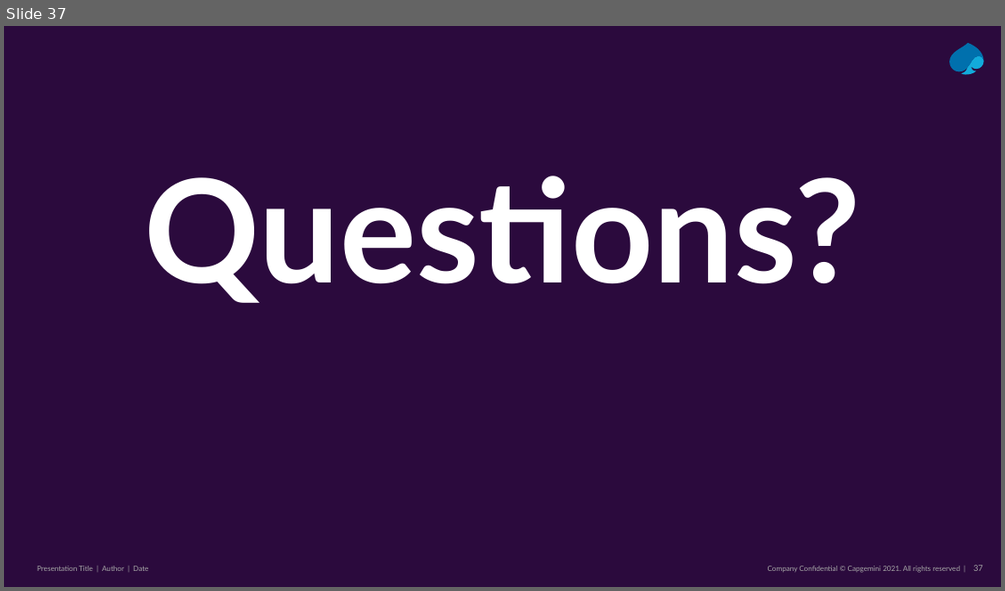
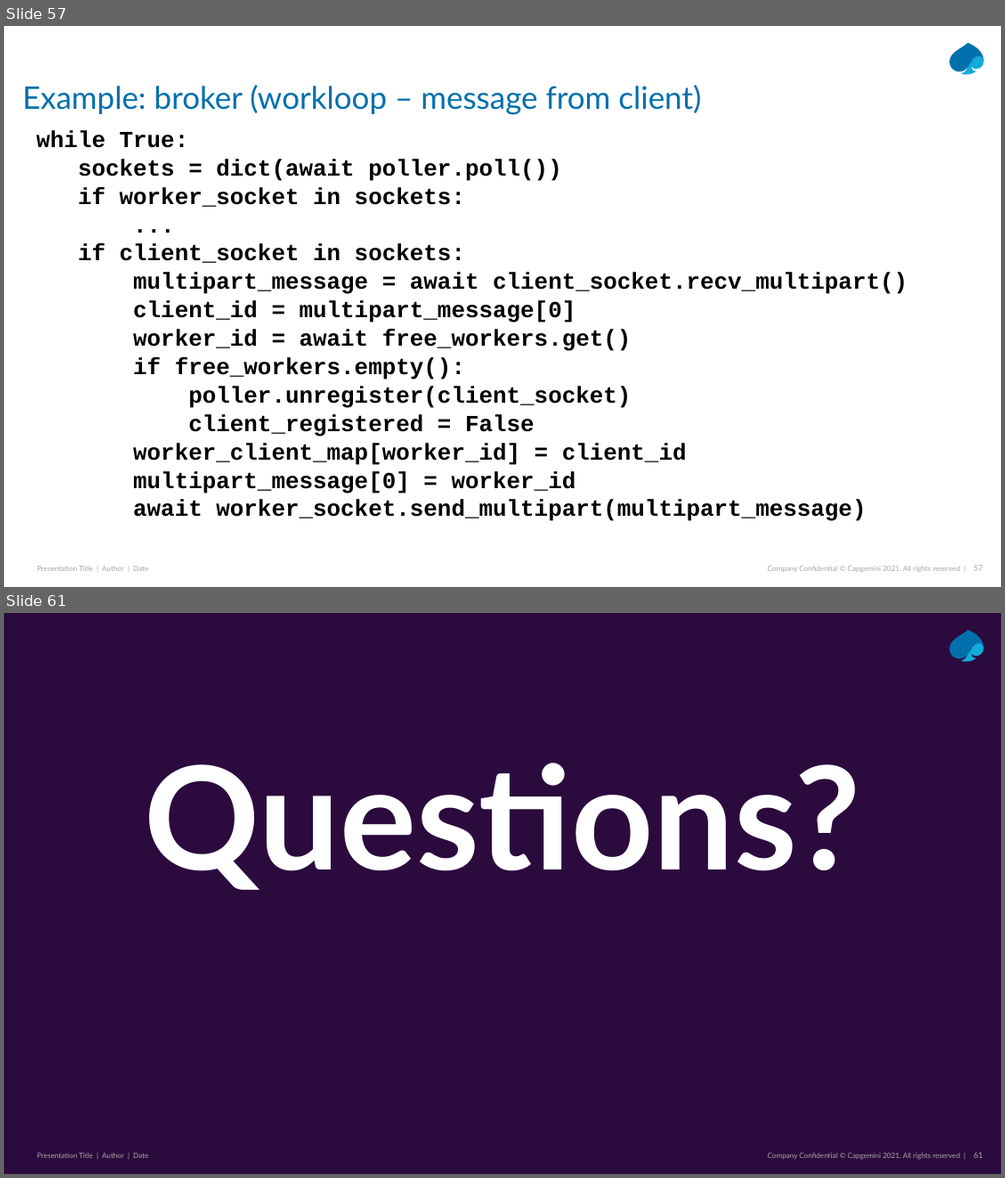
Before and after one commit to Python-Masterclass/Networking, a slide deck: Masterclass-7-Networking.pptx. Shown one above the other, each under a label of ours: slide 37 before the commit, slides 57 and 61 after it; the slides between them are not shown. The pictures are 1005x591 and 1005x1178 pixels, drawn with LibreOffice and Linux fonts; fonts in the diff are those of the drawing. Boxes give left, top, right and bottom in pixels: in the first picture for what was removed or moved away, otherwise in the second. Text is boxed around its words. In the diff, an @@ line names an element or a change of style, - is before the commit and + after.

Commit message:
Brokers

```diff
--- a/Masterclass-7-Networking.pptx
+++ b/Masterclass-7-Networking.pptx
@@ slide 57 added at <box>4,26,1001,587</box>, background #FFFFFF; not listed: 5 template elements that a slide beside it also shows @@
@@ title added at <box>23,85,701,115</box>, 30 pt, text #0070AD @@
+Example: broker (workloop – message from client)
@@ text added at <box>36,130,907,521</box>, 22.2 pt, text #000000, bold @@
+while True:
+sockets = dict(await poller.poll())
+if worker_socket in sockets:
+...
+if client_socket in sockets:
+multipart_message = await client_socket.recv_multipart()
+client_id = multipart_message[0]
+worker_id = await free_workers.get()
+if free_workers.empty():
+poller.unregister(client_socket)
+client_registered = False
+worker_client_map[worker_id] = client_id
+multipart_message[0] = worker_id
+await worker_socket.send_multipart(multipart_message)
@@ what was slide 37 is now slide 61 @@
@@ page number at <box>973,1151,983,1158</box>: text changed @@
-37
+61
```
Also in this commit, not shown: 4 slides changed, 27 other slides added, 3 slides removed, 6 other files.
